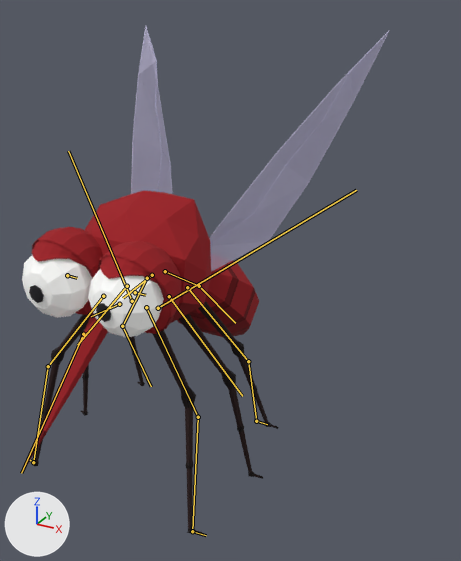
An edit to the Blender file art_source/unity/characters/mosquito/LMS_Mosquito_alpha.blend, drawn before and after from the same camera.
Before and after are seen from a camera (50 mm lens) standing at (0.373, -0.491, 0.377) and looking at (0.067, 0.065, 0.099). The lights are fixed; the arrows at lower left show +X, +Y and +Z. The picture after the commit comes second. Both versions are drawn at frame 14 of the action 'Mosquito_Idle'; the numbers are the values there. The bones that change, and the others that lie on the model, are drawn over the model as lines.

Objects in the first picture: 'MosquitoMembranes', 'MosquitoSkin', 'MosquitoVeins'.
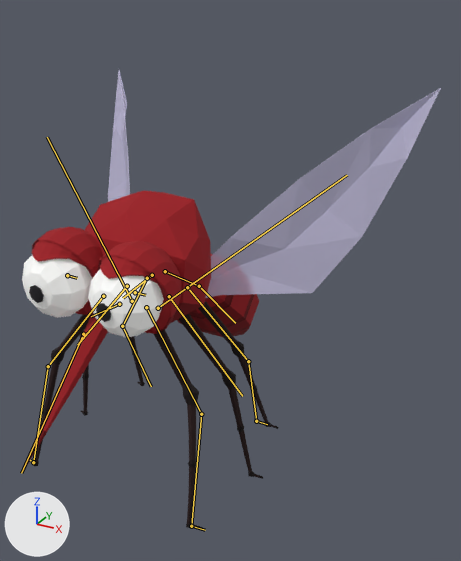
The change, as a list of edits to the scene's bpy script:
```text
Change bone_wing_l:
    where bone_wing_l = bpy.data.objects['LMS_MosquitoRig'].pose.bones['Wing.L']  # child of 'Thorax'
    bone_wing_l.rotation_quaternion: (0.991, -0.104, 0.04, 0.073) -> (0.93, 0.019, -0.347, 0.123)  # degrees (-12, 5, 8) -> degrees (-4, -40, 16)
Change bone_leg101_l:
    where bone_leg101_l = bpy.data.objects['LMS_MosquitoRig'].pose.bones['Leg101.L']  # child of 'Thorax'
    bone_leg101_l.rotation_quaternion: (1.0, 0.0, 0.0, 0.0) -> (0.993, 0.07, 0.024, 0.096)  # degrees (0, 0, 0) -> degrees (8, 2, 11)
Change bone_leg102_l:
    where bone_leg102_l = bpy.data.objects['LMS_MosquitoRig'].pose.bones['Leg102.L']  # child of 'Leg101.L'
    bone_leg102_l.rotation_quaternion: (1.0, 0.0, 0.0, 0.0) -> (0.985, -0.089, -0.077, -0.128)  # degrees (0, 0, 0) -> degrees (-9, -10, -14)
Change bone_leg103_l:
    where bone_leg103_l = bpy.data.objects['LMS_MosquitoRig'].pose.bones['Leg103.L']  # child of 'Leg102.L'
    bone_leg103_l.rotation_quaternion: (1.0, 0.0, 0.0, 0.0) -> (0.998, 0.015, -0.047, 0.026)  # degrees (0, 0, 0) -> degrees (2, -5, 3)
Change bone_wing_r:
    where bone_wing_r = bpy.data.objects['LMS_MosquitoRig'].pose.bones['Wing.R']  # child of 'Thorax'
    bone_wing_r.rotation_quaternion: (0.991, -0.104, -0.04, -0.073) -> (0.93, 0.019, 0.347, -0.123)  # degrees (-12, -5, -8) -> degrees (-4, 40, -16)
```

What differs and where, as boxes (x1, y1, x2, y2) in the pictures (461 x 561 px):
'MosquitoSkin', posed
    before: (21, 191, 279, 535)
    after: (21, 191, 279, 530)
'MosquitoMembranes', posed
    before: (131, 27, 389, 272)
    after: (108, 71, 440, 298)
'MosquitoVeins', posed
    before: (131, 26, 389, 239)
    after: (119, 70, 441, 298)
bone 'Wing.L', root to tip
    before: (158, 308) to (356, 190)
    after: (158, 308) to (347, 175)
bone 'Leg101.L', root to tip
    before: (146, 307) to (198, 417)
    after: (146, 307) to (201, 414)
bone 'Leg102.L', root to tip
    before: (198, 417) to (192, 531)
    after: (201, 414) to (191, 526)
bone 'Leg103.L', root to tip
    before: (192, 531) to (206, 535)
    after: (191, 526) to (205, 530)
bone 'Wing.R', root to tip
    before: (132, 301) to (68, 151)
    after: (132, 301) to (47, 137)
